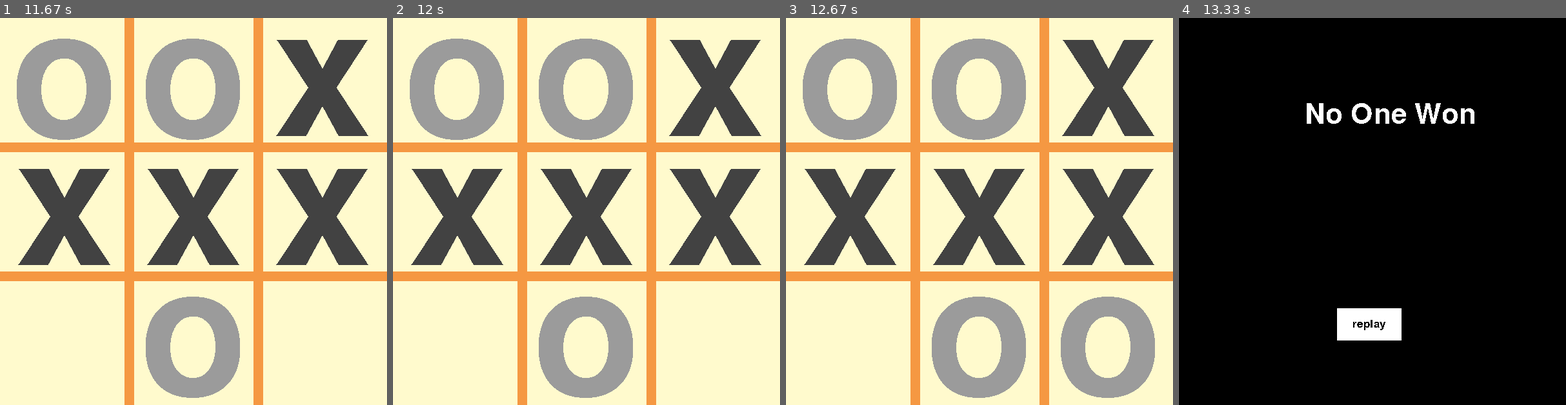
Above: before the commit, frames 1-4 (left to right).
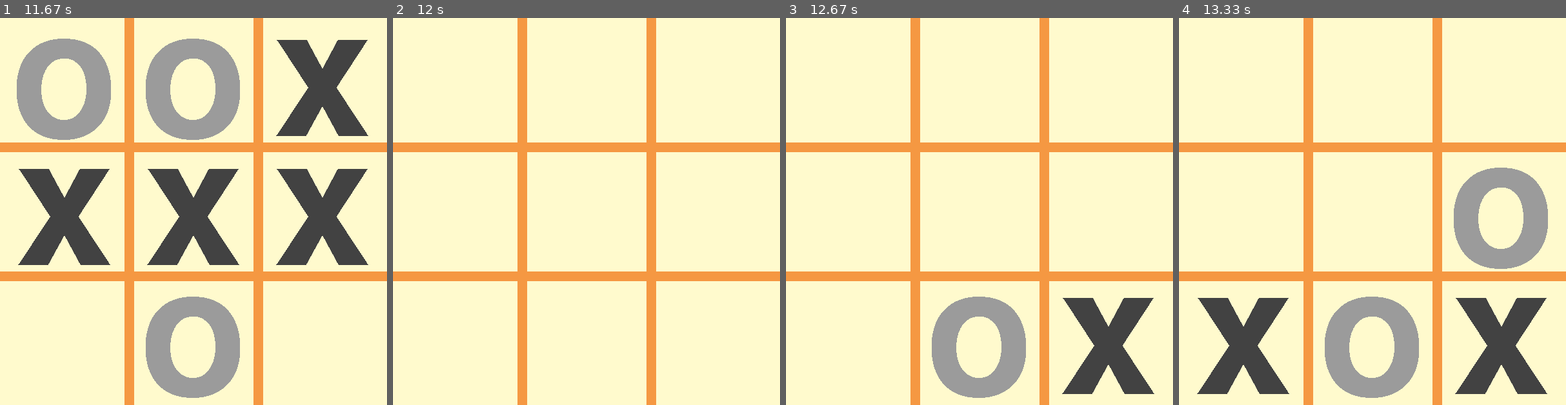
Above: after the commit, the same moments.

Repository: srirangan9224/tictactoe-pygame-1
Game: pygame game, started from runner.py
Same seed, same stepped clock (60 frames per second), same inputs: the game is played once before the commit and once after it.
Inputs (mouse positions are in pixels of both pictures, inside the frame that each line leads up to):
- Up to frame 1 (11.67 s): click "play" at 0.38 s; click (100, 134) at 0.72 s; click (201, 126) at 1.05 s; click (89, 319) at 1.38 s; click (290, 281) at 1.72 s; click (189, 285) at 2.05 s; click (336, 265) at 2.38 s; click (85, 261) at 2.72 s; click "replay" at 3.05 s; click (85, 207) at 3.38 s; click (325, 180) at 3.72 s; click (58, 107) at 4.05 s; click (166, 319) at 4.38 s; click (154, 273) at 4.72 s; click (294, 141) at 7.85 s; click (69, 288) at 8.58 s; click "replay" at 8.92 s; click (301, 95) at 9.25 s; click (54, 103) at 9.58 s; click (58, 219) at 9.92 s; click (205, 103) at 10.25 s; click (185, 172) at 10.58 s; click (239, 339) at 10.92 s; click (286, 219) at 11.65 s
- Up to frame 2 (12 s): click (582, 323) at 11.98 s, where only the run after the commit has a clickable "replay"
- Up to frame 3 (12.67 s): click (1126, 300) at 12.32 s; click (917, 288) at 12.65 s
- Up to frame 4 (13.33 s): click (1302, 296) at 12.98 s; click (1476, 188) at 13.32 s

Frame 1 is identical in both runs. In frame 2, 24% of the frame differs, in the area x 4-96%, y 5-99%; in frame 3, 26%; in frame 4, 100%, in the area x 0-100%, y 0-100%.

Commit message:
changed win logic

Diff:
--- a/board.py
+++ b/board.py
@@ -50,19 +50,20 @@
         """
         check for the winner of the board
         """
-        for row in range(3):
-            if self.board[row][0] == self.board[row][1] == self.board[row][2] == chip_type:
+        for i in range(len(self.board)):
+            if self.board[i][0] == self.board[i][1] == self.board[i][2] == chip_type:
+                return True
+        for i in [0, 1, 2]:
+            if self.board[0][i] == self.board[1][i] == self.board[2][i] == chip_type:
                 return True
 
-        # check all columns
-        for col in range(3):
-            if self.board[0][col] == self.board[1][col] == self.board[2][col] == chip_type:
-                return True
-            if self.board[0][0] == self.board[1][1] == self.board[2][2] == chip_type:
-                return True
-            if self.board[0][2] == self.board[1][1] == self.board[2][0] == chip_type:
-                return True
-            return False
+        i = 0
+        if self.board[i][i] == self.board[i + 1][i + 1] == self.board[i + 2][i + 2] == chip_type:
+            return True
+        elif self.board[2 - i][i] == self.board[2 - (i + 1)][i + 1] == self.board[2 - (i + 2)][i + 2] == chip_type:
+            return True
+        return False
+
 
     # row: row index, col: col index
     def is_valid(self, row, col):
--- a/runner.py
+++ b/runner.py
@@ -85,7 +85,6 @@
 
         elif game_started and finished:
 
-            print(BOARD.board)
             screen.fill(START_COLOR)
 
             if winner == CHIP_X:
